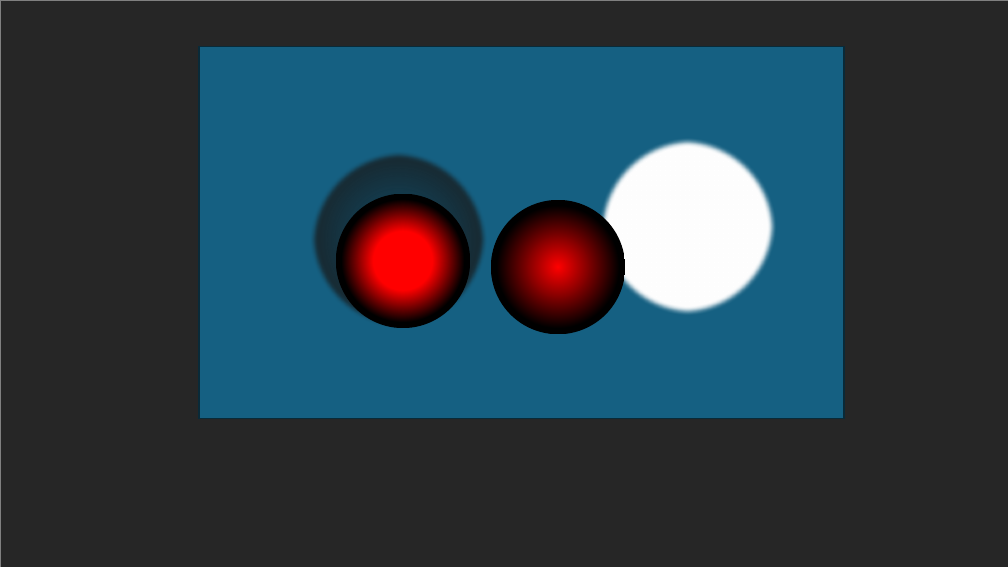
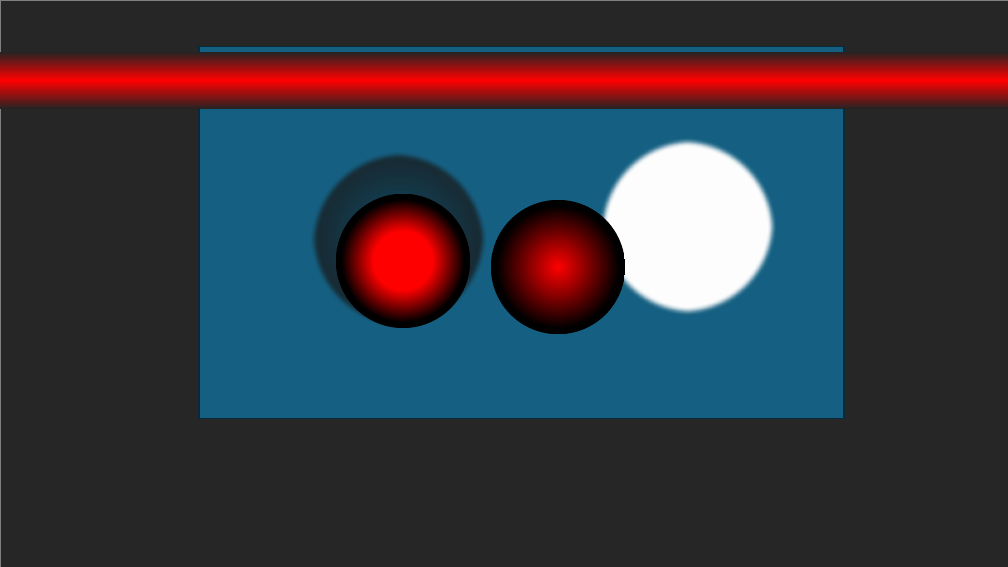
Before and after one commit to DDDpega/Guiding-Light, a slide deck: slide 4 of 素材.pptx. Drawn at 1008x567 pixels with LibreOffice and Linux fonts; fonts in the diff are those of the drawing. Boxes give left, top, right and bottom in pixels: in the first picture for what was removed or moved away, otherwise in the second. Text is boxed around its words. In the diff, an @@ line names an element or a change of style, - is before the commit and + after.

```diff
--- a/素材.pptx
+++ b/素材.pptx
@@ rectangle added at (x1=0, y1=51, x2=1008, y2=109), fill gradient #232323 to #FF0000 @@
```
Also in this commit, not shown: 35 other files.
